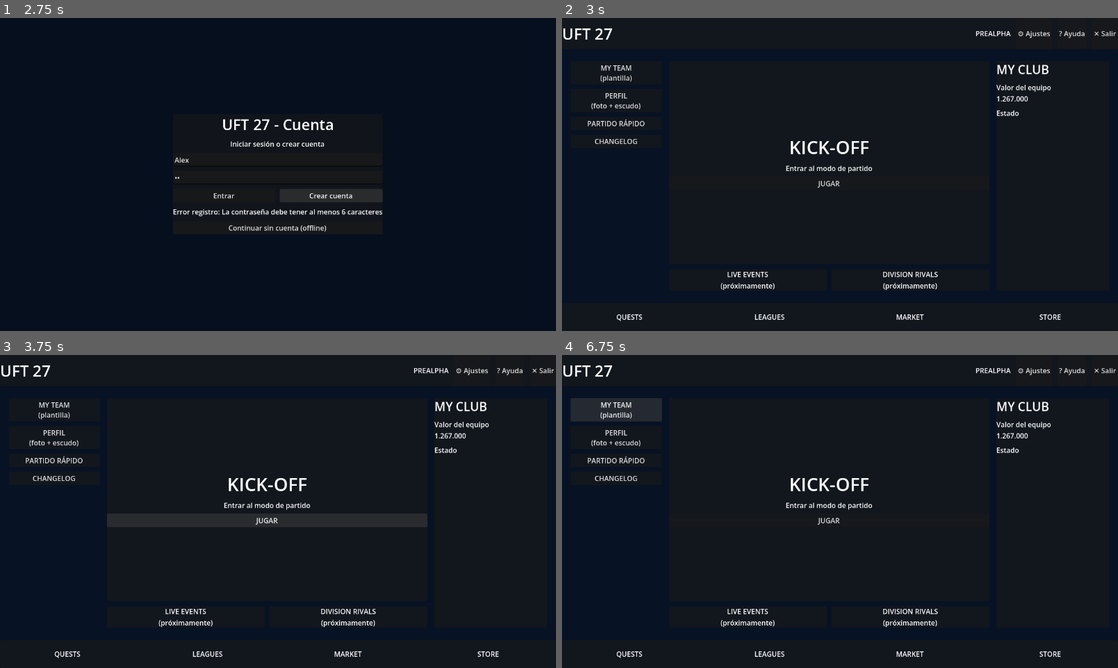
Above: before the commit, frames 1-4 (two rows, left to right).
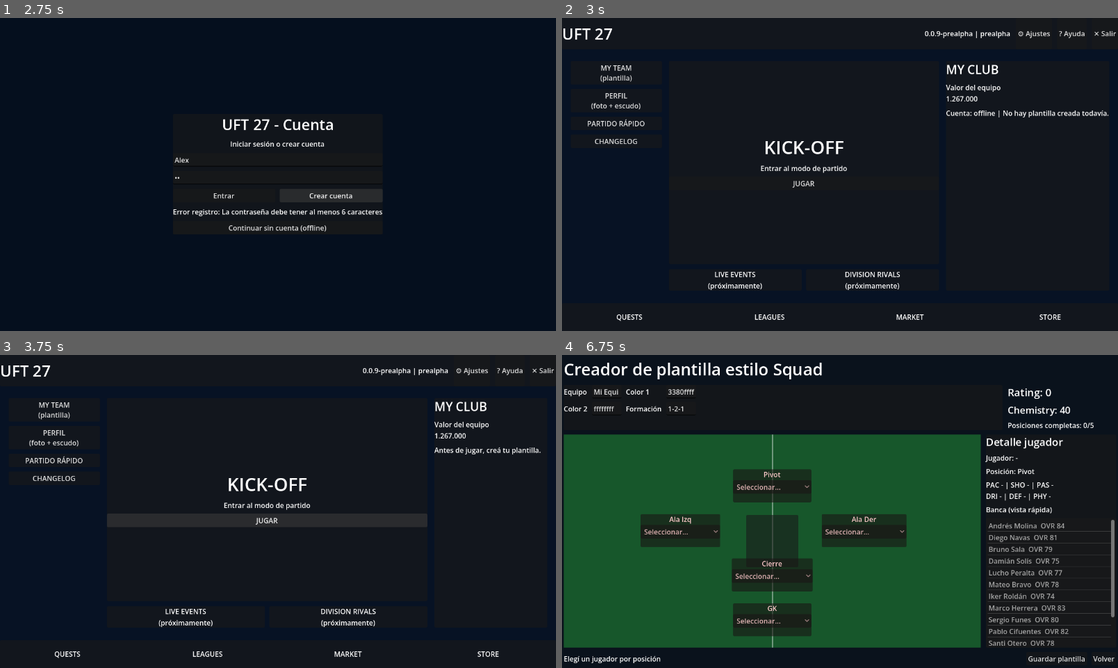
Above: after the commit, the same moments.

Repository: tenemostuseguro/uft27
Game: Godot game, scene res://scenes/LoginMenu2D.tscn
Two runs of this game, one before a commit and one after it. Both use one fixed random seed, a clock stepped at 60 frames per second and the inputs below.
Inputs (mouse positions are in pixels of both pictures, inside the frame that each line leads up to):
- Up to frame 1 (2.75 s): click (278, 158) at 0.52 s; type "Alex" at 0.6 s; click (278, 177) at 0.75 s; type "12" at 0.83 s; click "Entrar" at 1.25 s; click "Crear cuenta" at 2 s
- Up to frame 2 (3 s): click "Continuar sin cuenta (offline)" at 2.75 s
- Up to frame 3 (3.75 s): click "JUGAR" at 3.5 s
- Up to frame 4 (6.75 s): click "JUGAR" at 4.25 s; click "? Ayuda" at 5 s; click (840, 652) at 5.75 s, where only the run after the commit has a clickable "Volver al menú principal"; click "MY TEAM (plantilla)" at 6.5 s

Frame 1 is identical in both runs. In frame 2, 2.4% of the frame differs, in the area x 26-99%, y 4-87%; in frame 3, 0.3%; in frame 4, 53%, in the area x 0-100%, y 2-99%.
Error before the commit: Parse Error: Cannot assign a value of type Image to variable "err" with specified type int. (res://scripts/main_menu_2d.gd:128)

Commit message:
Fix main menu notification image load parse error

Diff:
--- a/godot-futsal/scripts/main_menu_2d.gd
+++ b/godot-futsal/scripts/main_menu_2d.gd
@@ -124,10 +124,9 @@
 	notification_image_rect.texture = null
 	if image_url.strip_edges().is_empty():
 		return
-	var image := Image.new()
-	var err: int = image.load_from_file(image_url)
-	if err == OK:
-		notification_image_rect.texture = ImageTexture.create_from_image(image)
+	var loaded_image: Image = Image.load_from_file(image_url)
+	if loaded_image != null:
+		notification_image_rect.texture = ImageTexture.create_from_image(loaded_image)
 		return
 	if image_url.begins_with("http://") or image_url.begins_with("https://"):
 		var http := HTTPRequest.new()
